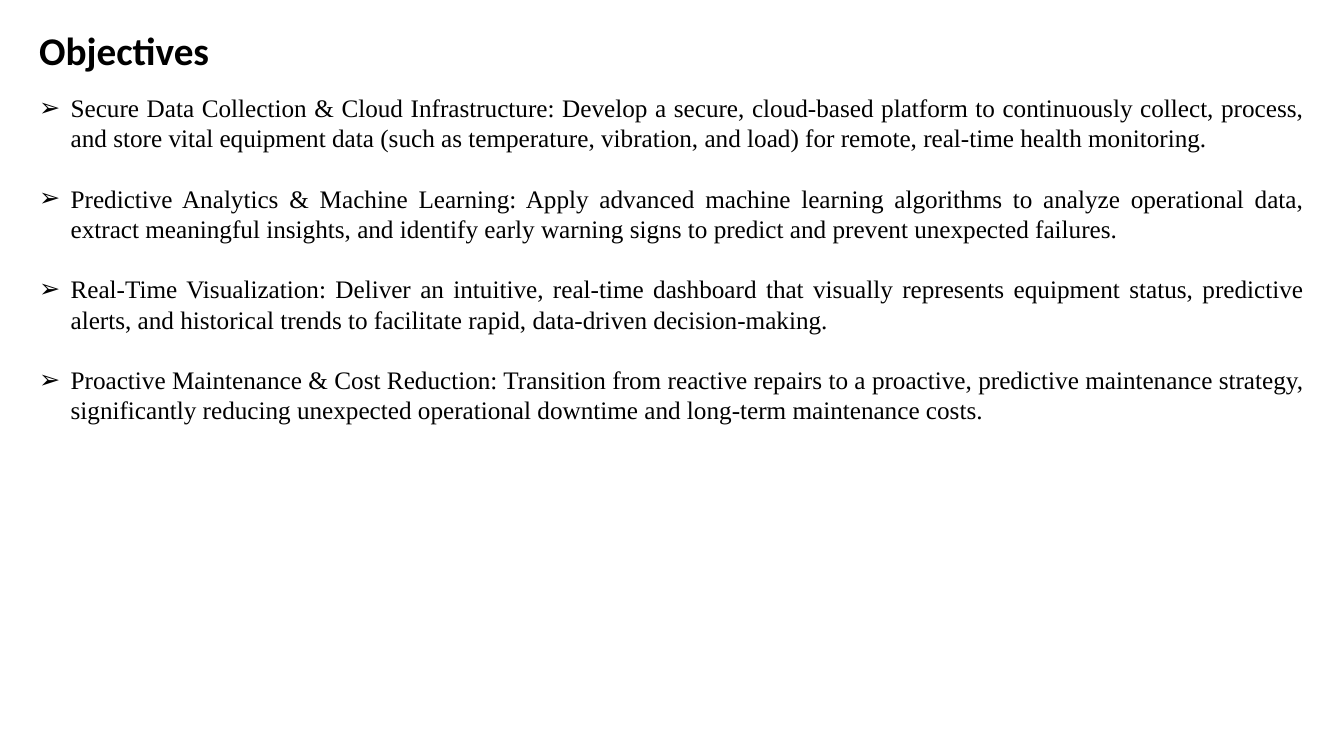
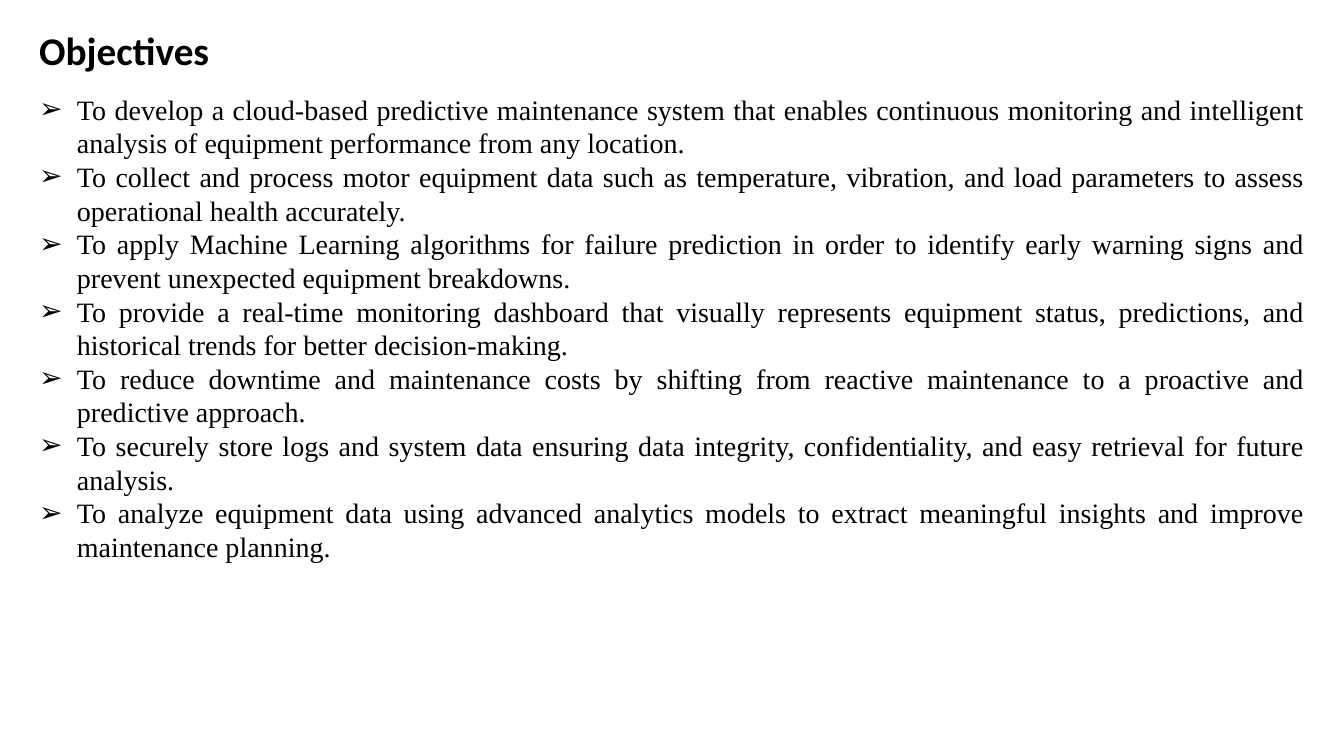
Before and after one commit to megh193/proactiveEquipmentCare, a slide deck: slide 5 of docs/Clg 2nd review.pptx. Drawn at 1344x756 pixels with LibreOffice and Linux fonts; fonts in the diff are those of the drawing. Boxes give left, top, right and bottom in pixels: in the first picture for what was removed or moved away, otherwise in the second. Text is boxed around its words. In the diff, an @@ line names an element or a change of style, - is before the commit and + after.

```diff
--- a/docs/Clg 2nd review.pptx
+++ b/docs/Clg 2nd review.pptx
@@ text at [77, 100, 1304, 562]: text changed; size 18 to 20 pt @@
-➢ Secure Data Collection & Cloud Infrastructure: Develop a secure, cloud-based platform to continuously collect, process, and store vital equipment data (such as temperature, vibration, and load) for remote, real-time health monitoring.
-➢ Predictive Analytics & Machine Learning: Apply advanced machine learning algorithms to analyze operational data, extract meaningful insights, and identify early warning signs to predict and prevent unexpected failures.
-➢ Real-Time Visualization: Deliver an intuitive, real-time dashboard that visually represents equipment status, predictive alerts, and historical trends to facilitate rapid, data-driven decision-making.
-➢ Proactive Maintenance & Cost Reduction: Transition from reactive repairs to a proactive, predictive maintenance strategy, significantly reducing unexpected operational downtime and long-term maintenance costs.
+➢ To develop a cloud-based predictive maintenance system that enables continuous monitoring and intelligent analysis of equipment performance from any location.
+➢ To collect and process motor equipment data such as temperature, vibration, and load parameters to assess operational health accurately.
+➢ To apply Machine Learning algorithms for failure prediction in order to identify early warning signs and prevent unexpected equipment breakdowns.
+➢ To provide a real-time monitoring dashboard that visually represents equipment status, predictions, and historical trends for better decision-making.
+➢ To reduce downtime and maintenance costs by shifting from reactive maintenance to a proactive and predictive approach.
+➢ To securely store logs and system data ensuring data integrity, confidentiality, and easy retrieval for future analysis.
+➢ To analyze equipment data using advanced analytics models to extract meaningful insights and improve maintenance planning.
```
Also in this commit, not shown: 4 other slides changed.
